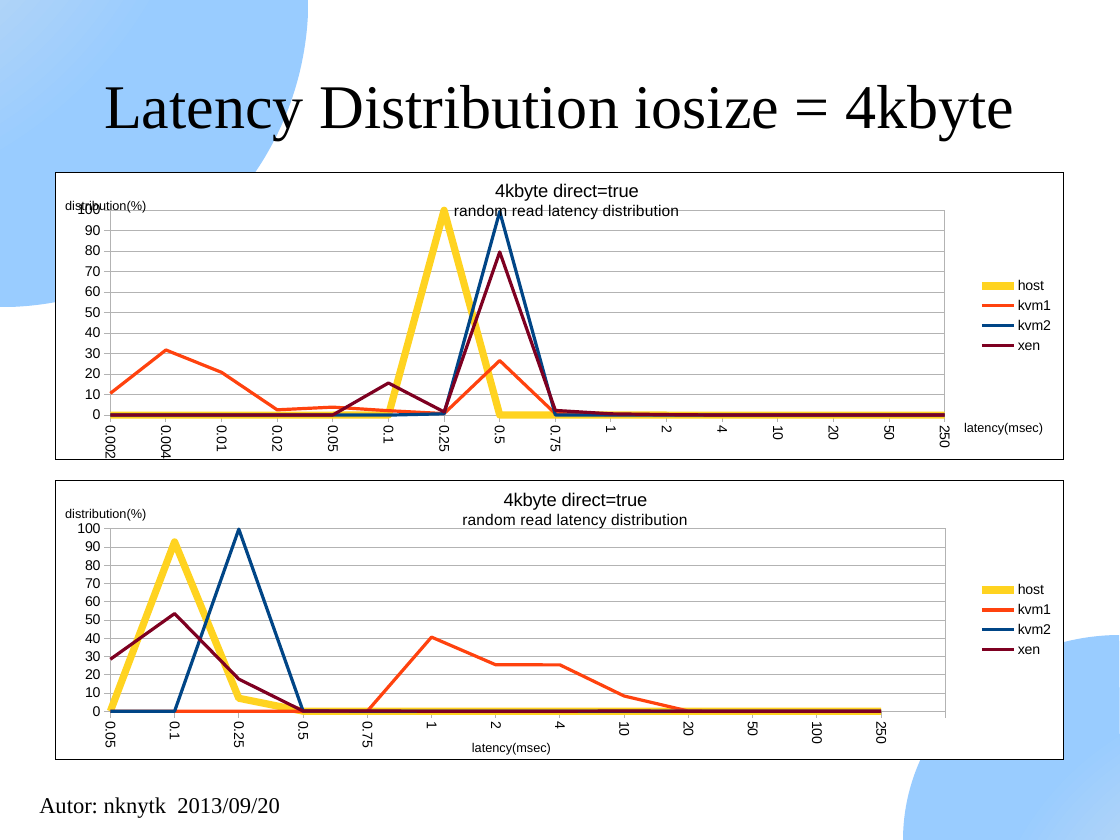
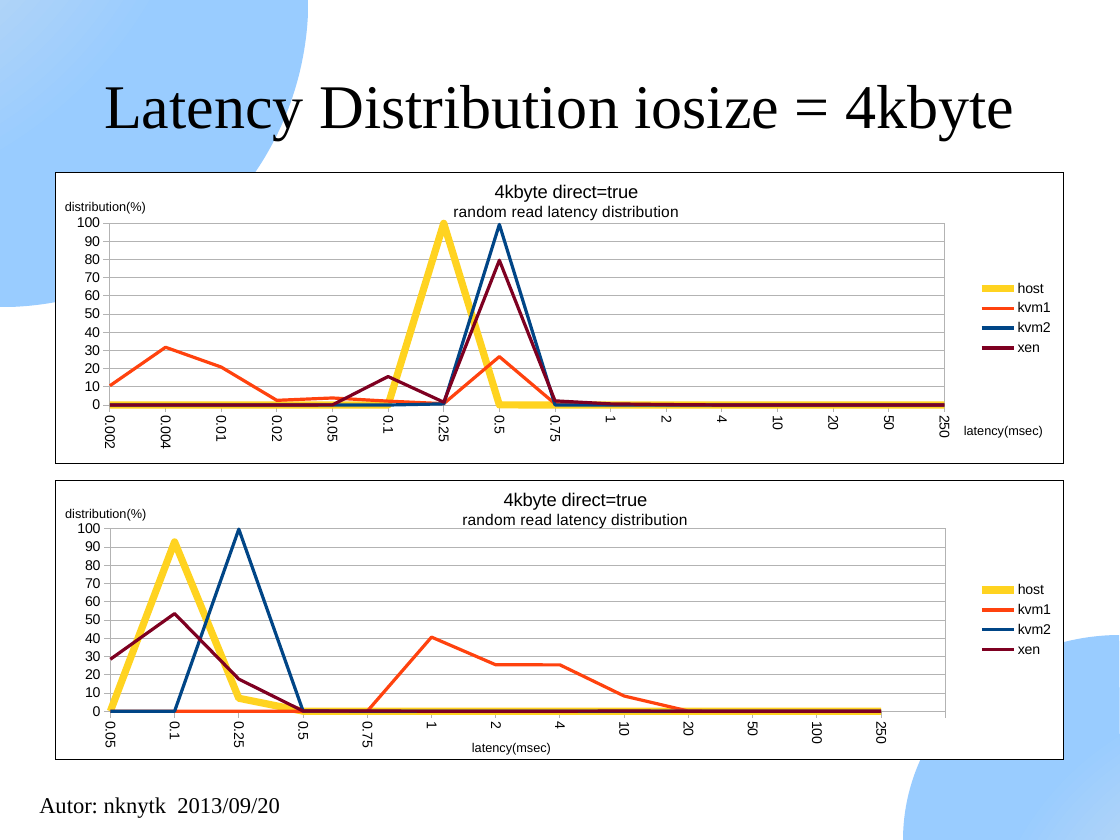
Before and after one commit to nknytk/disk-performance-xen-kvm, a slide deck: slide 41 of DiskPerformanceXenAndKvm.odp. Drawn at 1120x840 pixels with LibreOffice and Linux fonts; fonts in the diff are those of the drawing. Boxes give left, top, right and bottom in pixels: in the first picture for what was removed or moved away, otherwise in the second. Text is boxed around its words. In the diff, an @@ line names an element or a change of style, - is before the commit and + after.

Commit message:
Improve chart visibility

```diff
--- a/DiskPerformanceXenAndKvm.odp
+++ b/DiskPerformanceXenAndKvm.odp
@@ line chart at (56,173,1064,464) @@
@@ plot area changed @@
@@ line chart: place and size @@
-line chart at (56,172,1064,459)
+line chart at (56,173,1064,464)
```
Also in this commit, not shown: 4 other slides changed.
